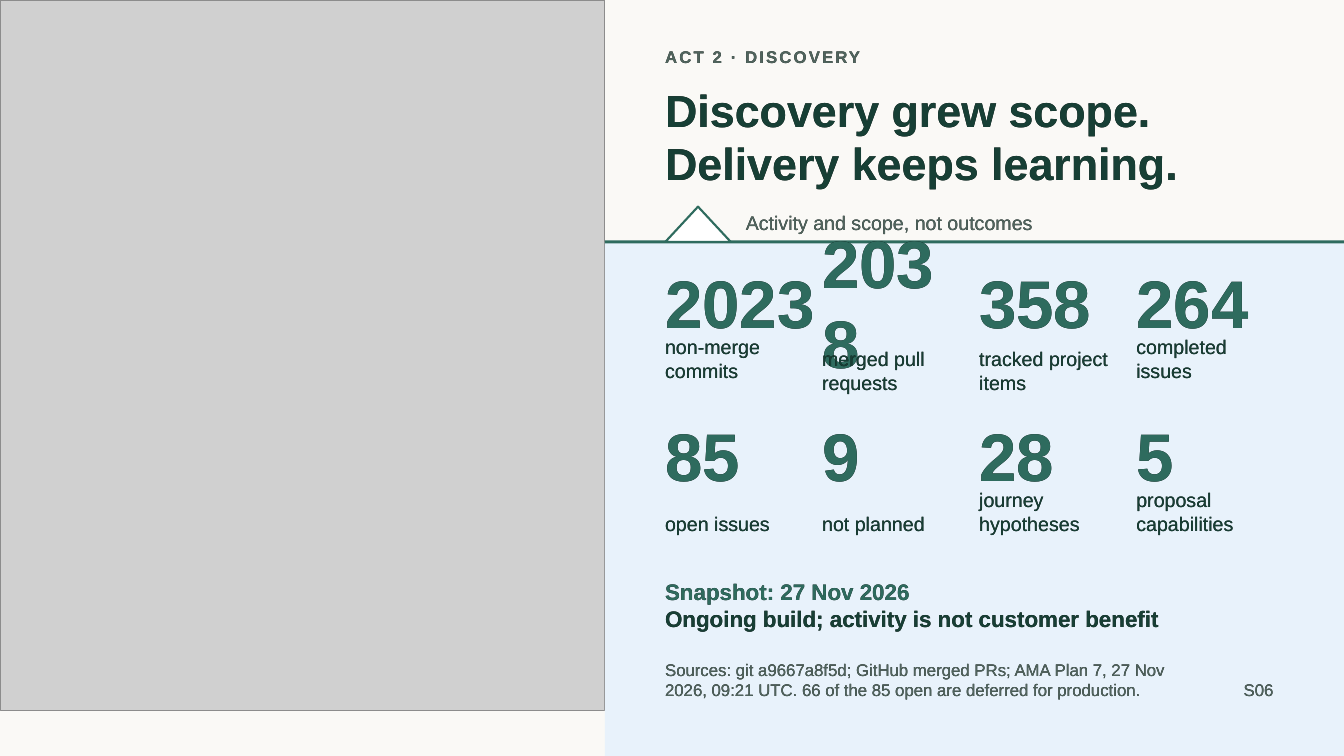
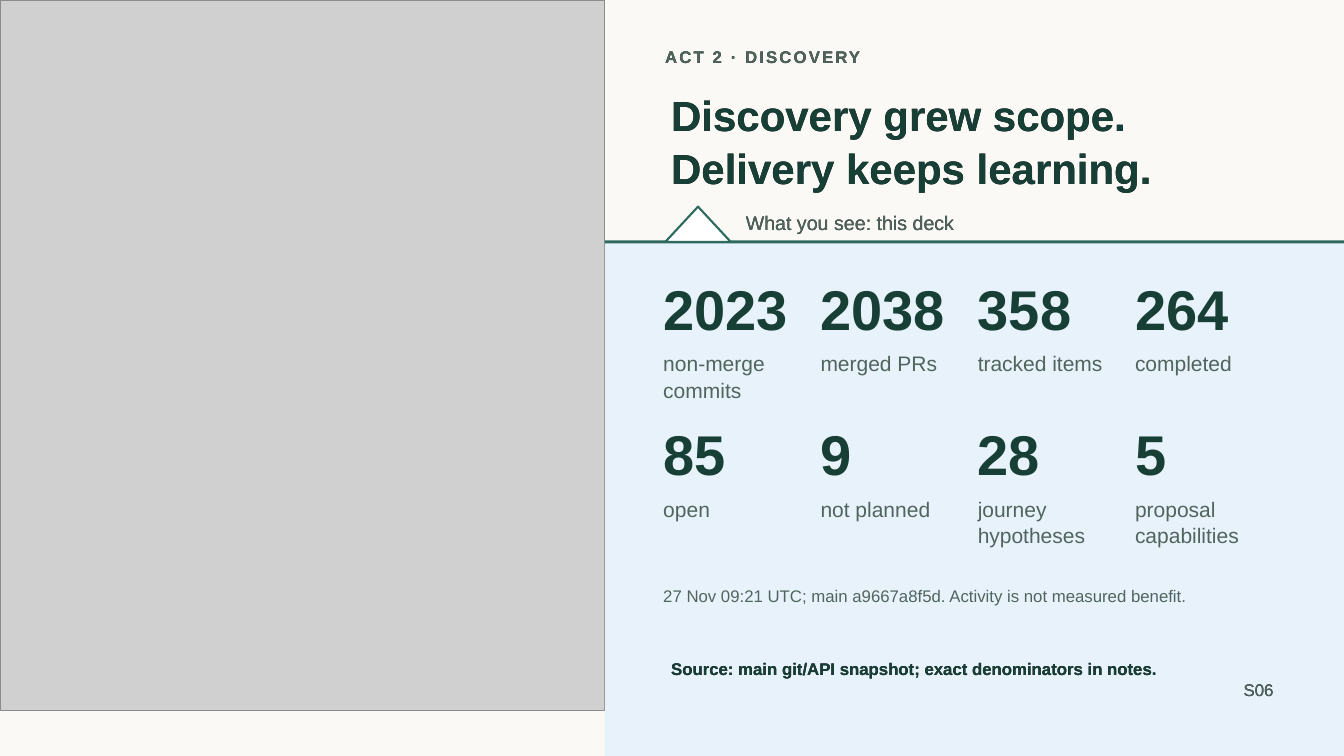
Before and after one commit to jmservera/ama, a slide deck: slide 7 of docs/capstone/deck/zava-forward-cowork-v2-draft.pptx. Drawn at 1344x756 pixels with LibreOffice and Linux fonts; fonts in the diff are those of the drawing; grey boxes stand for pictures. Boxes give left, top, right and bottom in pixels: in the first picture for what was removed or moved away, otherwise in the second. Text is boxed around its words. In the diff, an @@ line names an element or a change of style, - is before the commit and + after.

```diff
--- a/docs/capstone/deck/zava-forward-cowork-v2-draft.pptx
+++ b/docs/capstone/deck/zava-forward-cowork-v2-draft.pptx
@@ text at <box>671,100,1152,193</box>: text changed; size 32 to 30 pt @@
-Discovery grew scope.
-Delivery keeps learning.
+Discovery grew scope. Delivery keeps learning.
@@ text at <box>746,215,954,234</box>: text changed @@
-Activity and scope, not outcomes
+What you see: this deck
@@ size 48 to 40 pt, text colour #2E6B5E to #173F35; line spacing 1 to 1.05; vertical alignment middle to top in 8 elements at <box>821,291,946,331</box>, <box>1135,291,1228,331</box>, <box>978,291,1071,331</box>, <box>821,436,852,476</box>, <box>1135,436,1166,476</box>, <box>663,436,725,476</box>, <box>978,436,1040,476</box>, <box>663,291,788,331</box> @@
@@ text "2023": place and size @@
-text "2023" at <box>665,281,814,329</box>
+text "2023" at <box>663,291,788,331</box>
@@ text "2038": place and size @@
-text "2038" at <box>813,248,970,358</box>
+text "2038" at <box>821,291,946,331</box>
@@ text "358": place and size @@
-text "358" at <box>979,281,1091,329</box>
+text "358" at <box>978,291,1071,331</box>
@@ text "264": place and size @@
-text "264" at <box>1136,281,1248,341</box>
+text "264" at <box>1135,291,1228,331</box>
@@ size 14 to 15 pt, text colour #173F35 to #50655E; line spacing 1 to 1.05; vertical alignment middle to top in 4 elements at <box>821,502,930,521</box>, <box>1135,502,1239,548</box>, <box>978,502,1085,548</box>, <box>663,359,764,398</box> @@
@@ text "non-merge commits": place and size @@
-text "non-merge commits" at <box>665,343,760,379</box>
+text "non-merge commits" at <box>663,359,764,398</box>
@@ vertical alignment middle to top in 5 elements at <box>978,356,1102,371</box>, <box>663,505,710,521</box>, <box>1135,356,1232,376</box>, <box>663,590,1186,606</box>, <box>821,356,937,376</box> @@
@@ text at <box>821,356,937,376</box>: text changed; size 14 to 15 pt; text colour #173F35 to #50655E @@
-merged pull requests
+merged PRs
@@ text at <box>978,356,1102,371</box>: text changed; size 14 to 15 pt; text colour #173F35 to #50655E @@
-tracked project items
+tracked items
@@ text at <box>1135,356,1232,376</box>: text changed; size 14 to 15 pt; text colour #173F35 to #50655E @@
-completed issues
+completed
@@ text at <box>663,505,710,521</box>: text changed; size 14 to 15 pt; text colour #173F35 to #50655E @@
-open issues
+open
@@ text "journey hypotheses": place and size @@
-text "journey hypotheses" at <box>979,492,1079,535</box>
+text "journey hypotheses" at <box>978,502,1085,548</box>
@@ text "proposal capabilities": place and size @@
-text "proposal capabilities" at <box>1136,492,1233,535</box>
+text "proposal capabilities" at <box>1135,502,1239,548</box>
@@ text at <box>663,590,1186,606</box>: text changed; size 16 to 12 pt; text colour #173F35 to #50655E; bold off @@
-Snapshot: 27 Nov 2026
-Ongoing build; activity is not customer benefit
+27 Nov 09:21 UTC; main a9667a8f5d. Activity is not measured benefit.
@@ text at <box>671,662,1156,679</box>: text changed; text colour #50655E to #173F35; bold on @@
-Sources: git a9667a8f5d; GitHub merged PRs; AMA Plan 7, 27 Nov 2026, 09:21 UTC. 66 of the 85 open are deferred for production.
+Source: main git/API snapshot; exact denominators in notes.
```
Also in this commit, not shown: 2 other slides changed, 1 slide added, 1 slide removed, 17 other files.
